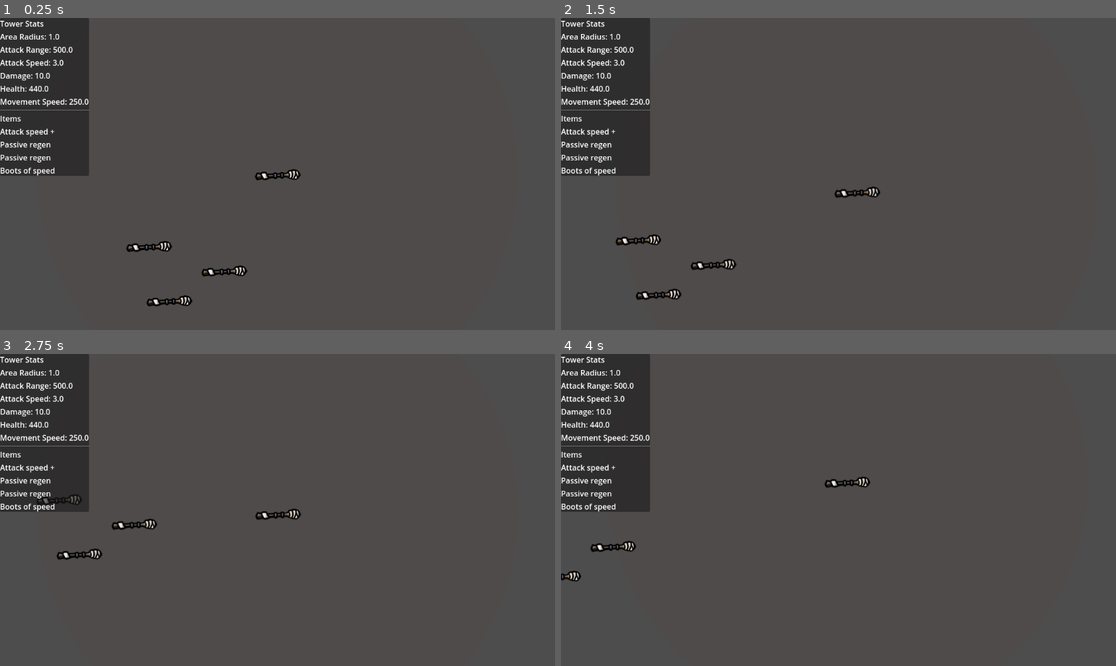
Above: before the commit, frames 1-4 (two rows, left to right).
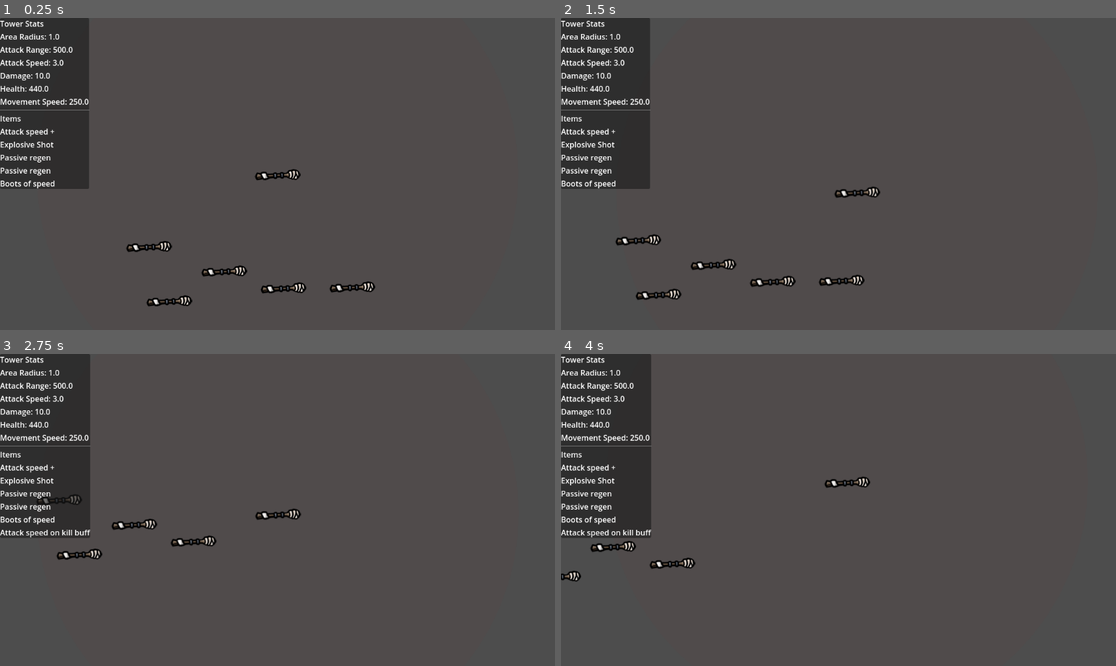
Above: after the commit, the same moments.

Repository: NathanAY/Broriskoftarainto
Game: Godot game, scene res://Scenes/Main.tscn
The game is run twice, just before and just after one commit, with the same random seed, the same clock (stepped at 60 frames per second) and the same inputs.
Inputs (mouse positions are in pixels of both pictures, inside the frame that each line leads up to):
- Up to frame 1 (0.25 s): no input
- Up to frame 2 (1.5 s): tap Enter (ui_accept) at 0.5, 0.77 s; hold Right (ui_right) 0.53-1.28 s; hold Down (ui_down) from 1.28 s (still down)
- Up to frame 3 (2.75 s): tap Enter (ui_accept) at 1.52 s; release Down (ui_down) at 2 s; click (294, 525) at 2 s, where only the run after the commit has a clickable "'Enter' Pick up"
- Up to frame 4 (4 s): hold Right (ui_right) 2.78-3.53 s; hold Up (ui_up) from 3.53 s (still down); tap Enter (ui_accept) at 3.77 s

The runs differ from the first frame. In frame 1, 1.2% of the frame differs, in the area x 0-68%, y 39-89%; in frame 2, 1.2%; in frame 3, 1.8%, in the area x 0-40%, y 0-62%; in frame 4, 1.8%.

Commit message:
Add Buff modifier

Diff:
--- /dev/null
+++ b/Resources/items/AttackSpeedOnKillBuff.tres
@@ -0,0 +1,12 @@
+[gd_resource type="Resource" script_class="Item" load_steps=3 format=3 uid="uid://ws6ag135x60i"]
+
+[ext_resource type="PackedScene" uid="uid://c8l1agktutvbo" path="res://Systems/Items/Buffs/buff.tscn" id="1_a53jq"]
+[ext_resource type="Script" uid="uid://bi8j7om4juysb" path="res://Systems/Items/Item.gd" id="1_dkwrk"]
+
+[resource]
+script = ExtResource("1_dkwrk")
+name = "Attack speed on kill buff"
+description = "Attack speed on kill buff desc"
+modifiers = {}
+effect_scene = Array[PackedScene]([ExtResource("1_a53jq")])
+metadata/_custom_type_script = "uid://bi8j7om4juysb"
--- a/Scenes/Main.tscn
+++ b/Scenes/Main.tscn
@@ -13,6 +13,7 @@
 [ext_resource type="Resource" uid="uid://da17oo3ywqp6d" path="res://Resources/items/SpreadShot.tres" id="9_1p5hy"]
 [ext_resource type="PackedScene" uid="uid://co2jv4mljj5j0" path="res://Systems/Items/ItemPickup.tscn" id="12_frkhe"]
 [ext_resource type="Script" uid="uid://jpi1pvx6vsir" path="res://Scripts/camera_2d.gd" id="12_grg3l"]
+[ext_resource type="Resource" uid="uid://ws6ag135x60i" path="res://Resources/items/AttackSpeedOnKillBuff.tres" id="13_h1m7h"]
 [ext_resource type="Script" uid="uid://dw5xjss8pypdi" path="res://ui/interractable/interaction_manager.gd" id="14_1p5hy"]
 
 [node name="Main" type="Node2D"]
@@ -39,17 +40,22 @@
 [node name="ItemPickup" parent="." instance=ExtResource("12_frkhe")]
 position = Vector2(-267, 149)
 item = ExtResource("5_4kpch")
-interaction_radius = 100.0
 
 [node name="ItemPickup2" parent="." instance=ExtResource("12_frkhe")]
 position = Vector2(-111, 200)
 item = ExtResource("5_4kpch")
-interaction_radius = 100.0
 
 [node name="ItemPickup3" parent="." instance=ExtResource("12_frkhe")]
 position = Vector2(-225, 262)
 item = ExtResource("5_4kpch")
-interaction_radius = 100.0
+
+[node name="ItemPickup4" parent="." instance=ExtResource("12_frkhe")]
+position = Vector2(155, 233)
+item = ExtResource("13_h1m7h")
+
+[node name="ItemPickup5" parent="." instance=ExtResource("12_frkhe")]
+position = Vector2(12, 235)
+item = ExtResource("7_frkhe")
 
 [node name="CanvasLayer" type="CanvasLayer" parent="."]
 
--- a/Scripts/Enemy.gd
+++ b/Scripts/Enemy.gd
@@ -22,14 +22,13 @@
     target_position = new_target
 
 func _physics_process(delta):
-    if target_position:
-        var direction = (target_position - global_position).normalized()
-        # ✅ Use stats for movement speed
-        var move_speed = stats.get_stat("movement_speed")
+    var direction = (target_position - global_position).normalized()
+    # ✅ Use stats for movement speed
+    var move_speed = stats.get_stat("movement_speed")
 
-        velocity = direction * move_speed
-        var collision = move_and_slide()
+    velocity = direction * move_speed
+    var collision = move_and_slide()
 
-        if global_position.distance_to(target_position) < 5:
-            queue_free()
-            print("Enemy reached target!")
+    if global_position.distance_to(target_position) < 5:
+        queue_free()
+        print("Enemy reached target!")
--- a/Scripts/GlobalEventManager.gd
+++ b/Scripts/GlobalEventManager.gd
@@ -3,7 +3,6 @@
 
 var listeners: Dictionary = {}
 
-#event_manager.subscribe("on_kill", Callable(self, "_on_projectile_hit"))
 func subscribe(event_name: String, listener: Callable) -> void:
     if not listeners.has(event_name):
         listeners[event_name] = []
--- a/Scripts/LocalEventManager.gd
+++ b/Scripts/LocalEventManager.gd
@@ -4,7 +4,7 @@
 
 var listeners: Dictionary = {}
 
-#event_manager.subscribe("projectile_hit", Callable(self, "_on_projectile_hit"))
+#event_manager.subscribe("on_hit", Callable(self, "_on_hit"))
 func subscribe(event_name: String, listener: Callable) -> void:
     if not listeners.has(event_name):
         listeners[event_name] = []
@@ -14,7 +14,7 @@
     if listeners.has(event_name):
         listeners[event_name].erase(listener)
 
-#event_manager.emit_event("projectile_hit", [self, body])
+#event_manager.emit_event("on_hit", [self, body])
 func emit_event(event_name: String, args: Array = []) -> void:
     if listeners.has(event_name):
         for l in listeners[event_name]:
@@ -25,7 +25,7 @@
 #on_item_removed
 
 #on_attack
-#projectile_hit
+#on_hit
 
 #on_death
 #on_health_changed
--- a/Scripts/explosion.gd
+++ b/Scripts/explosion.gd
@@ -5,11 +5,15 @@
 @export var damage: int = 20
 @export var duration: float = 0.15
 var time_passed: float = 0.0
+var event_manager: EventManager = null
 
 func _ready():
     #radius = $CollisionShape2D.shape.radius
     $CollisionShape2D.shape.radius = radius
     connect("body_entered", Callable(self, "_on_body_entered"))
+
+func attachEventManager(em: EventManager):
+    event_manager = em
 
 func _process(delta: float):
     time_passed += delta
@@ -23,7 +27,9 @@
 
 func _on_body_entered(body: Node):
     if body.has_node("Health"):
-        var health_node = body.get_node("Health")
+        var health_node: Health = body.get_node("Health")
         health_node.take_damage(damage)
     else:
         print("Explosion.gd: Body has no Health node!")
+    if event_manager:
+        event_manager.emit_event("on_hit", [{"explosion": self, "body": body}])
--- a/Scripts/projectile.gd
+++ b/Scripts/projectile.gd
@@ -47,7 +47,7 @@
         print("Projectile ignoring enemy:", body.name)
         return
     if event_manager:
-        event_manager.emit_event("projectile_hit", [self, body])
+        event_manager.emit_event("on_hit", [{"projectile": self, "body": body}])
     # Here you would typically damage the enemy
     #print("Projectile hit enemy!")
     if body.has_node("Health"):
--- a/Scripts/tower.gd
+++ b/Scripts/tower.gd
@@ -33,6 +33,7 @@
     #$ItemHolder.add_item(load("res://Resources/items/AttackSpeedItem.tres"))
     #$ItemHolder.add_item(load("res://Resources/items/SpreadShot.tres"))
     #$ItemHolder.add_item(load("res://Resources/items/ChainProjectile.tres"))
+    $ItemHolder.add_item(load("res://Resources/items/ExplosiveShot.tres"))
     $ItemHolder.add_item(load("res://Resources/items/RegenPassive.tres"))
     $ItemHolder.add_item(load("res://Resources/items/RegenPassive.tres"))
     $ItemHolder.add_item(load("res://Resources/items/BootsOfSpeed.tres"))
--- /dev/null
+++ b/Systems/Items/Buffs/buff.gd
@@ -0,0 +1,49 @@
+# Buff.gd
+extends Node
+class_name Buff
+
+@export var trigger_event: String = "on_hit"    # event name to listen for
+@export var duration: float = 3.0               # how long buff lasts
+@export var modifiers: Dictionary = {           # stat changes
+    "attack_speed": {"flat": 0.0, "percent": 0.5}
+}
+
+var holder: Node = null
+var stats: Stats = null
+var event_manager: EventManager = null
+
+func _ready():
+    holder = get_parent().hold_owner
+    if not holder:
+        push_warning("Buff has no parent/holder!")
+        return
+
+    stats = holder.get_node_or_null("Stats")
+    event_manager = holder.get_node_or_null("EventManager")
+
+    if not stats or not event_manager:
+        push_warning("Buff: missing Stats or EventManager on holder!")
+        queue_free()
+        return
+
+    # Subscribe to the trigger event
+    event_manager.subscribe(trigger_event, Callable(self, "_on_trigger"))
+
+func _on_trigger(event_data):
+    if not stats:
+        return
+
+    # Apply buff modifiers
+    stats.add_modifier(modifiers)
+
+    # Setup timer to remove after duration
+    var t := Timer.new()
+    t.wait_time = duration
+    t.one_shot = true
+    t.timeout.connect(_on_expire)
+    add_child(t)
+    t.start()
+
+func _on_expire():
+    if stats:
+        stats.remove_modifier(modifiers)
--- /dev/null
+++ b/Systems/Items/Buffs/buff.tscn
@@ -0,0 +1,6 @@
+[gd_scene load_steps=2 format=3 uid="uid://c8l1agktutvbo"]
+
+[ext_resource type="Script" uid="uid://coe0e7lpackdi" path="res://Systems/Items/Buffs/buff.gd" id="1_ivxpu"]
+
+[node name="Buff" type="Node"]
+script = ExtResource("1_ivxpu")
--- a/Systems/Items/Modifiers/ChainModifier.gd
+++ b/Systems/Items/Modifiers/ChainModifier.gd
@@ -8,12 +8,16 @@
 
 func attachEventManager(em: Node):
     event_manager = em
-    em.subscribe("projectile_hit", Callable(self, "_on_projectile_hit"))
+    em.subscribe("on_hit", Callable(self, "_on_hit"))
 
 func _ready():
     rng.randomize()
 
-func _on_projectile_hit(projectile, body):
+func _on_hit(event: Dictionary):
+    if !event.find_key("projectile"):
+        return
+    var projectile = event["projectile"]
+    var body = event["projectile"]
     #print("ChainModifier: _on_projectile_hit -> projectile:", projectile, " body:", body)
     if not body or not body.is_in_group("enemies"):
         print("ChainModifier: hit body is not an enemy")
--- a/Systems/Items/Modifiers/ExplosiveShotEffect.gd
+++ b/Systems/Items/Modifiers/ExplosiveShotEffect.gd
@@ -2,20 +2,27 @@
 extends Node
 
 var explosion_radius := 64.0
-var explosion_damage := 4
+var explosion_damage := 40
 
-func attachEventManager(event_manager: Node):
+var event_manager: EventManager = null
+
+func attachEventManager(em: Node):
     print("ExplosiveShotEffect: attachEventManager")
-    event_manager.subscribe("projectile_hit", Callable(self, "_on_projectile_hit"))
+    event_manager = em
+    event_manager.subscribe("on_hit", Callable(self, "_on_hit"))
     event_manager.subscribe("on_stat_changes", Callable(self, "_on_stat_changes"))
 
-func _on_projectile_hit(projectile, body):
+func _on_hit(event: Dictionary):
+    if !event.has("projectile"):
+        return
+    var projectile = event["projectile"]
     print("ExplosiveShotEffect: _on_hit")
     # Defer the explosion spawn to avoid flushing query errors
     call_deferred("_spawn_explosion", projectile.global_position)
 
 func _spawn_explosion(position: Vector2):
     var explosion = preload("res://scenes/Explosion.tscn").instantiate()
+    explosion.attachEventManager(event_manager)
     explosion.global_position = position
     explosion.radius = explosion_radius
     explosion.damage = explosion_damage
--- a/Systems/Items/item_pickup.gd
+++ b/Systems/Items/item_pickup.gd
@@ -8,7 +8,6 @@
     var menu = interaction_menu
     menu.get_node("Button").pressed.connect(_on_pickup)
     menu.get_node("Button2").pressed.connect(_on_destroy)
-
 
 func _populate_menu(menu: Control):
     var label: Label = menu.get_node("Label")
--- a/ui/numberspawn/DamageNumberSpawner.gd
+++ b/ui/numberspawn/DamageNumberSpawner.gd
@@ -5,9 +5,15 @@
 var spawn_offset: float = 20.0         # max random horizontal/vertical jitter
 
 func _ready() -> void:
-    event_manager.subscribe("projectile_hit", Callable(self, "_on_projectile_hit"))
+    event_manager.subscribe("on_hit", Callable(self, "_on_hit"))
 
-func _on_projectile_hit(projectile, body) -> void:
+func _on_hit(event: Dictionary) -> void:
+    var damage = null
+    if event.has("projectile"):
+        damage = event["projectile"].damage
+    if event.has("explosion"):
+        damage = event["explosion"].damage
+    var body = event["body"]
     var dmg_num = damage_number_scene.instantiate()
     get_tree().current_scene.add_child(dmg_num)  # add to world/layer
     var random_offset = Vector2(
@@ -15,4 +21,4 @@
         randf_range(-spawn_offset, spawn_offset) - 10 # bias upward
     )
     dmg_num.global_position = body.global_position + random_offset
-    dmg_num.show_damage(projectile.damage)
+    dmg_num.show_damage(damage)
Not shown: 1 places in Scenes/Main.tscn that only renumber resources
Not shown, added: Systems/Items/Buffs/buff.gd.uid
